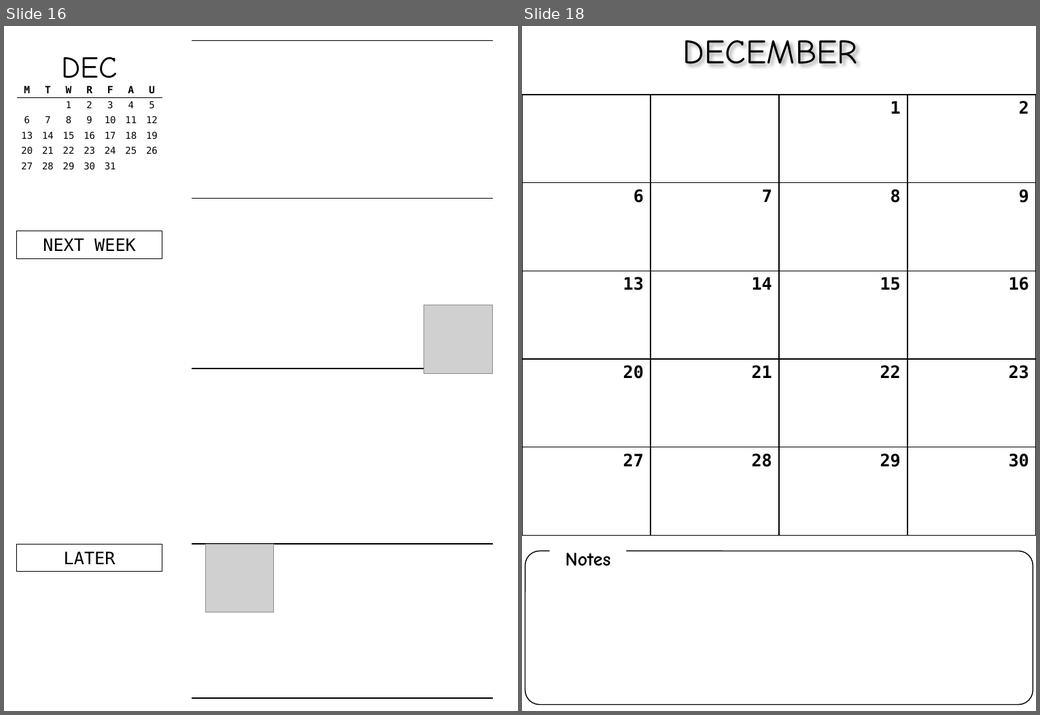
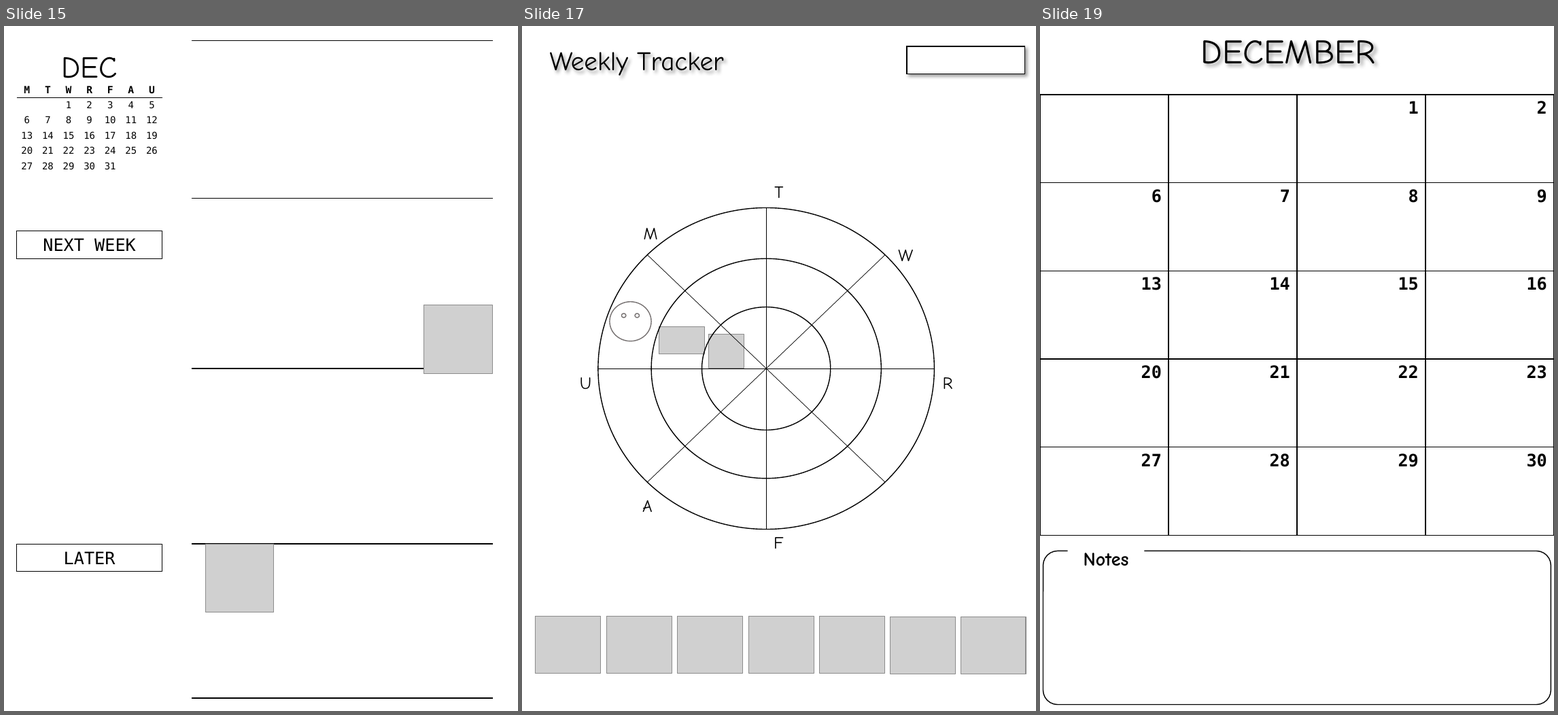
Before and after one commit to cds70409/cds70409.github.io, a slide deck: bujo_printouts.pptx. Shown side by side, each under a label of ours: slides 16 and 18 before the commit, slides 15, 17 and 19 after it; the slides between them are not shown. The pictures are 1040x715 and 1558x715 pixels, drawn with LibreOffice and Linux fonts; fonts in the diff are those of the drawing; grey boxes stand for pictures. Boxes give left, top, right and bottom in pixels: in the first picture for what was removed or moved away, otherwise in the second. Text is boxed around its words. In the diff, an @@ line names an element or a change of style, - is before the commit and + after.

```diff
--- a/bujo_printouts.pptx
+++ b/bujo_printouts.pptx
@@ slide 17 added at (522,26,1036,711), background #FFFFFF @@
@@ text added at (550,52,724,76), 28 pt, text #000000 @@
+Weekly Tracker
@@ rectangle added at (907,46,1025,74), fill #FFFFFF, outline #000000 1 pt @@
@@ text added at (774,186,783,198), 18 pt, text #000000 @@
+T
@@ ellipse added at (598,208,935,529), outline #000000 1 pt @@
@@ line added from (766, 208) to (766, 530), #000000 0.5 pt @@
@@ text added at (644,228,658,240), 18 pt, text #000000 @@
+M
@@ text added at (898,250,913,261), 18 pt, text #000000 @@
+W
@@ line added from (647, 482) to (885, 255), #000000 0.5 pt @@
@@ line added from (647, 255) to (885, 482), #000000 0.5 pt @@
@@ ellipse added at (652,259,881,479), outline #000000 1 pt @@
@@ smiley face added at (610,302,652,342), outline #767171 1 pt @@
@@ ellipse added at (702,307,831,431), outline #000000 1 pt @@
@@ rectangle added at (617,325,644,334), fill #FFFFFF @@
@@ picture added at (659,327,705,354) @@
@@ picture added at (708,335,744,369) @@
@@ line added from (598, 369) to (935, 369), #000000 0.5 pt @@
@@ text added at (580,378,591,389), 18 pt, text #000000 @@
+U
@@ text added at (943,378,953,389), 18 pt, text #000000 @@
+R
@@ text added at (642,501,653,512), 18 pt, text #000000 @@
+A
@@ text added at (774,537,784,549), 18 pt, text #000000 @@
+F
@@ picture added at (536,617,601,674) @@
@@ picture added at (607,617,672,674) @@
@@ picture added at (678,617,743,674) @@
@@ picture added at (749,617,814,674) @@
@@ picture added at (819,617,884,674) @@
@@ picture added at (890,618,955,675) @@
@@ picture added at (961,618,1026,675) @@
@@ what was slide 16 is now slide 15 @@
@@ what was slide 18 is now slide 19 @@
```
Also in this commit, not shown: 1 slide changed, 5 other slides added, 1 slide removed.
